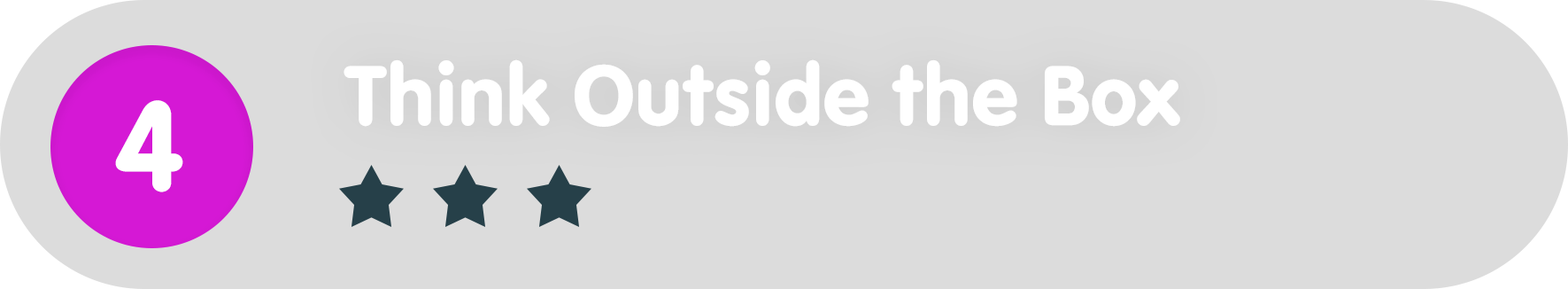
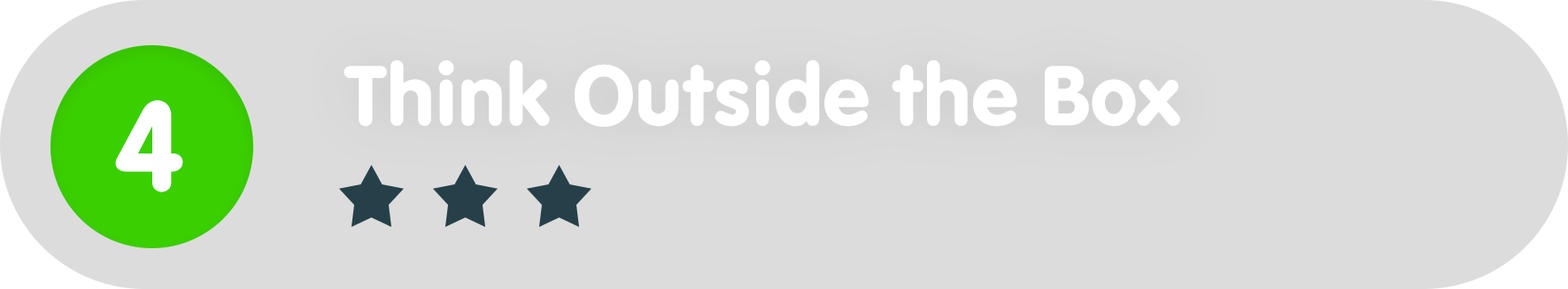
The second 1568px x 289px image is a revision of the first. Changes to its layers:
painted on "Ellipse_green" over [50, 45, 254, 248]
